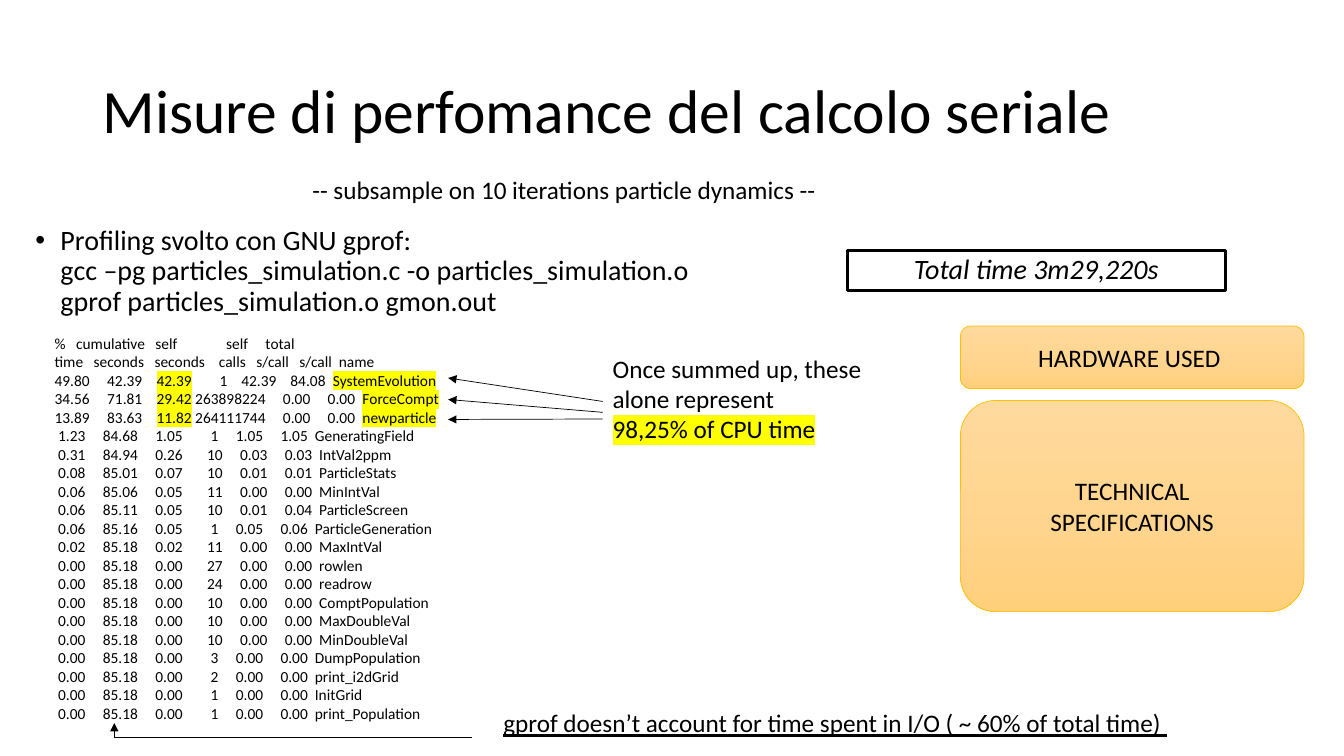
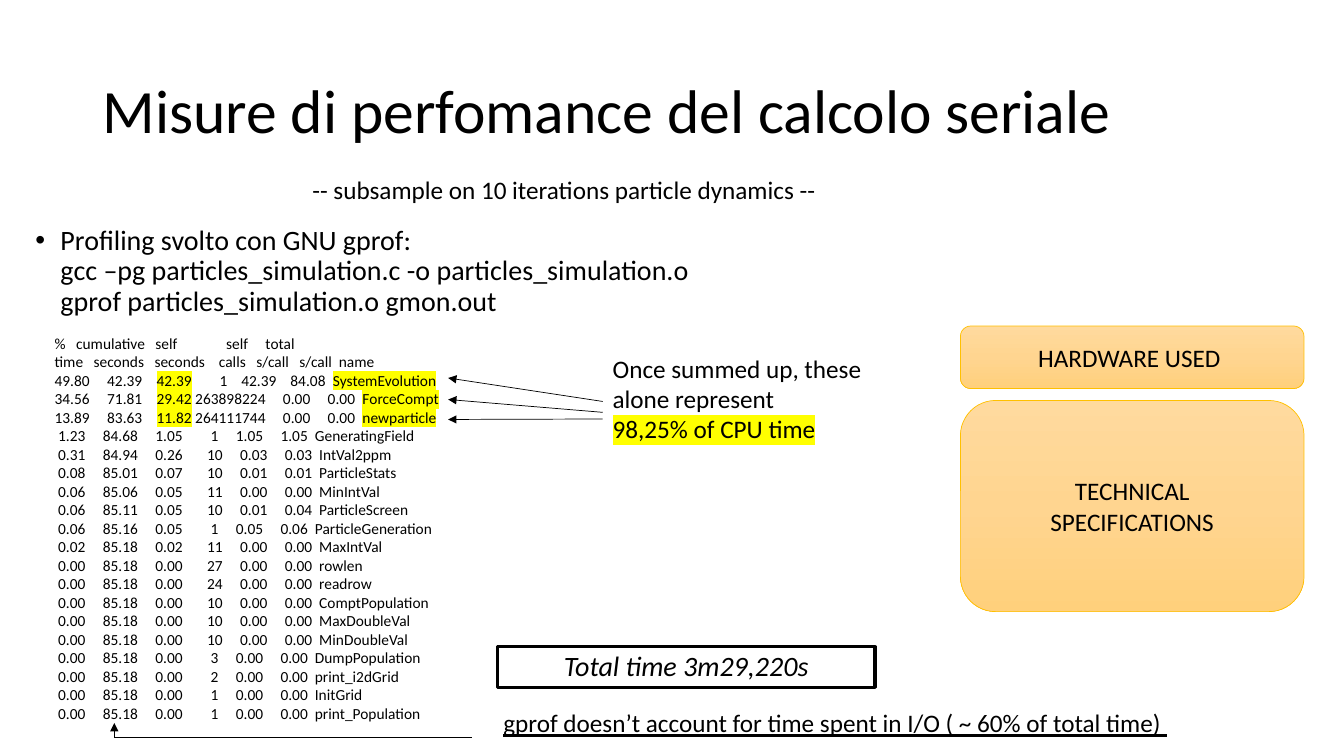
Before and after one commit to piepor/particles-simulation-parallel, a slide deck: slide 5 of presentazione/presentazione.pptx. Drawn at 1344x756 pixels with LibreOffice and Linux fonts; fonts in the diff are those of the drawing. Boxes give left, top, right and bottom in pixels: in the first picture for what was removed or moved away, otherwise in the second. Text is boxed around its words. In the diff, an @@ line names an element or a change of style, - is before the commit and + after.

```diff
--- a/presentazione/presentazione.pptx
+++ b/presentazione/presentazione.pptx
@@ rectangle "Total time 3m29,220s": place and size @@
-rectangle "Total time 3m29,220s" at <box>848,250,1226,290</box>
+rectangle "Total time 3m29,220s" at <box>498,647,876,688</box>
```
Also in this commit, not shown: 3 other slides changed, 4 slides added, 3 other files.
